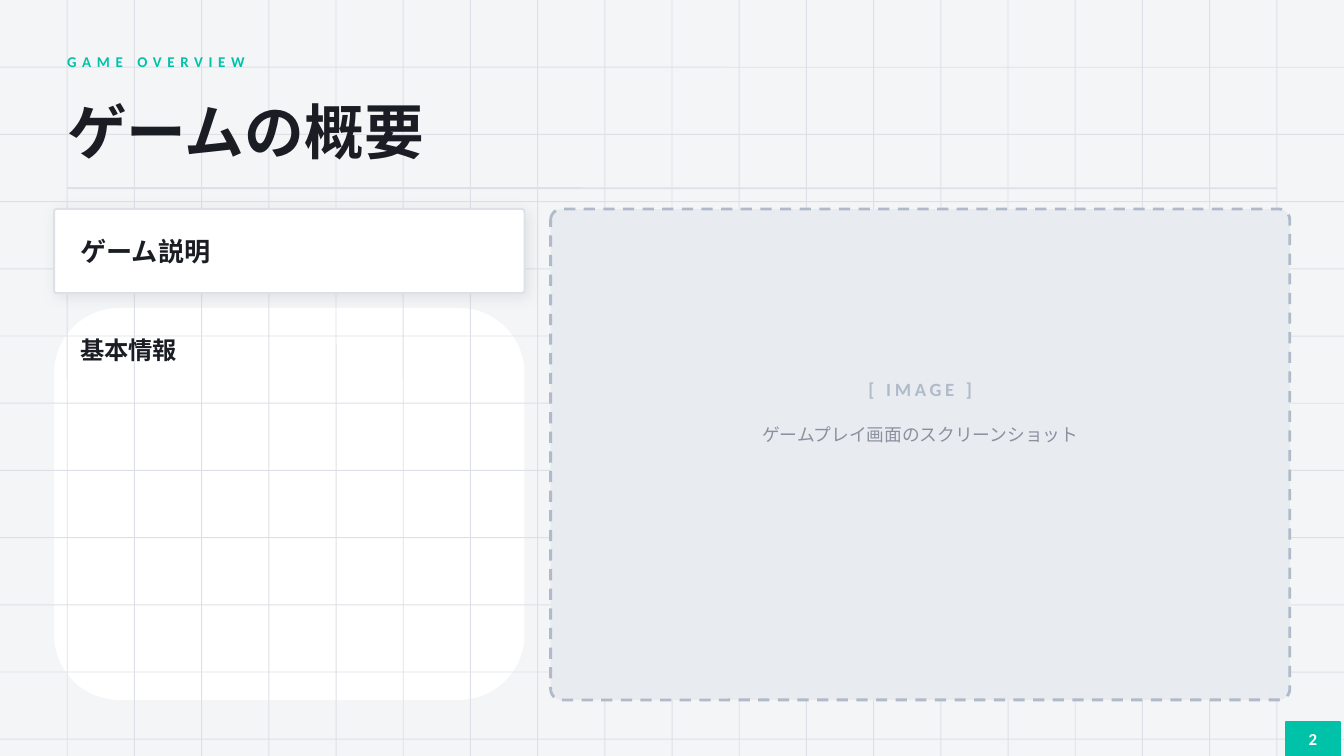
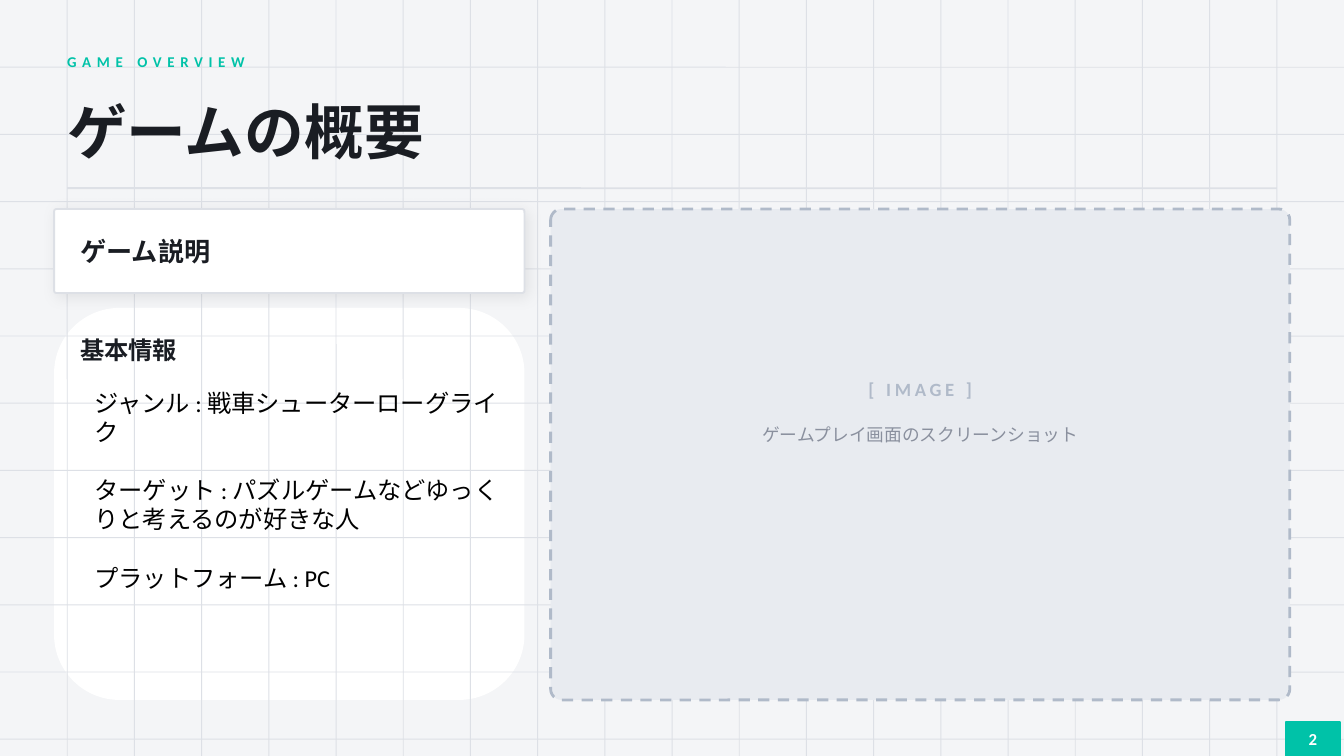
Before and after one commit to huraru7/ProjectTaker, a slide deck: slide 2 of Assets/ProjectTanker/tank_game_template.pptx. Drawn at 1344x756 pixels with LibreOffice and Linux fonts; fonts in the diff are those of the drawing. Boxes give left, top, right and bottom in pixels: in the first picture for what was removed or moved away, otherwise in the second. Text is boxed around its words. In the diff, an @@ line names an element or a change of style, - is before the commit and + after.

Commit message:
[Update]チュートリアルとmap作成、明日には完成させるぞ！！

```diff
--- a/Assets/ProjectTanker/tank_game_template.pptx
+++ b/Assets/ProjectTanker/tank_game_template.pptx
@@ text added at (x1=94, y1=391, x2=499, y2=589), 13 pt, text #000000 @@
+ジャンル : 戦車シューターローグライク
+ターゲット : パズルゲームなどゆっくりと考えるのが好きな人
+プラットフォーム : PC
```
Also in this commit, not shown: 5 other slides changed, 1 slide removed, 36 other files.
